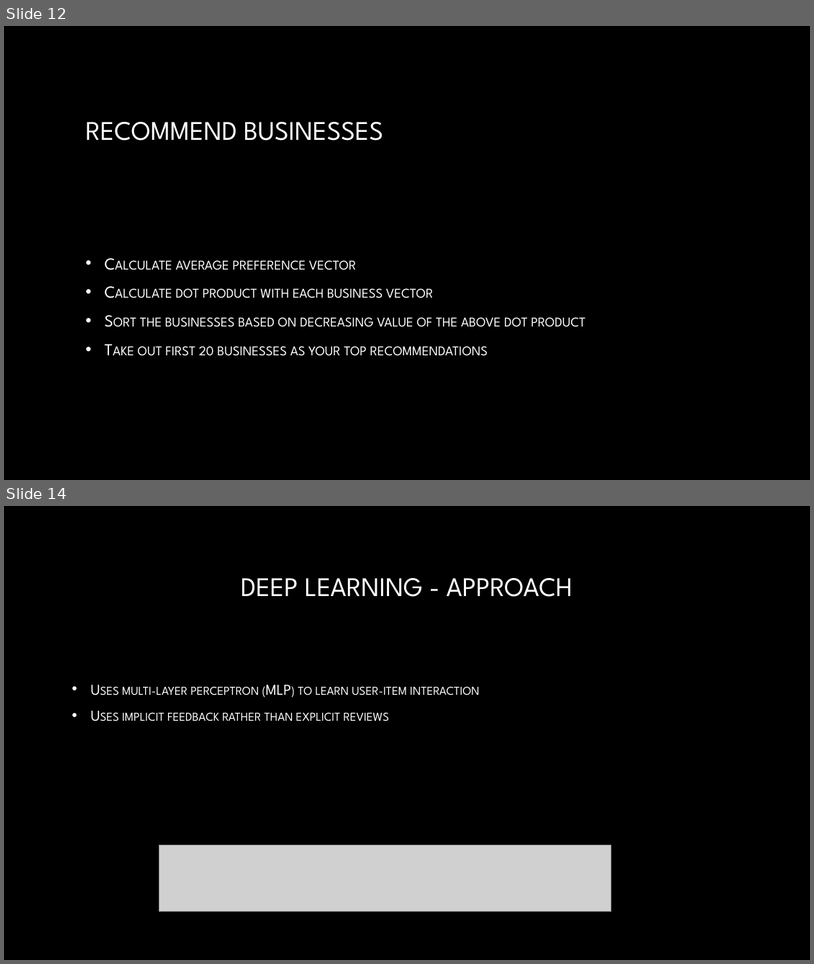
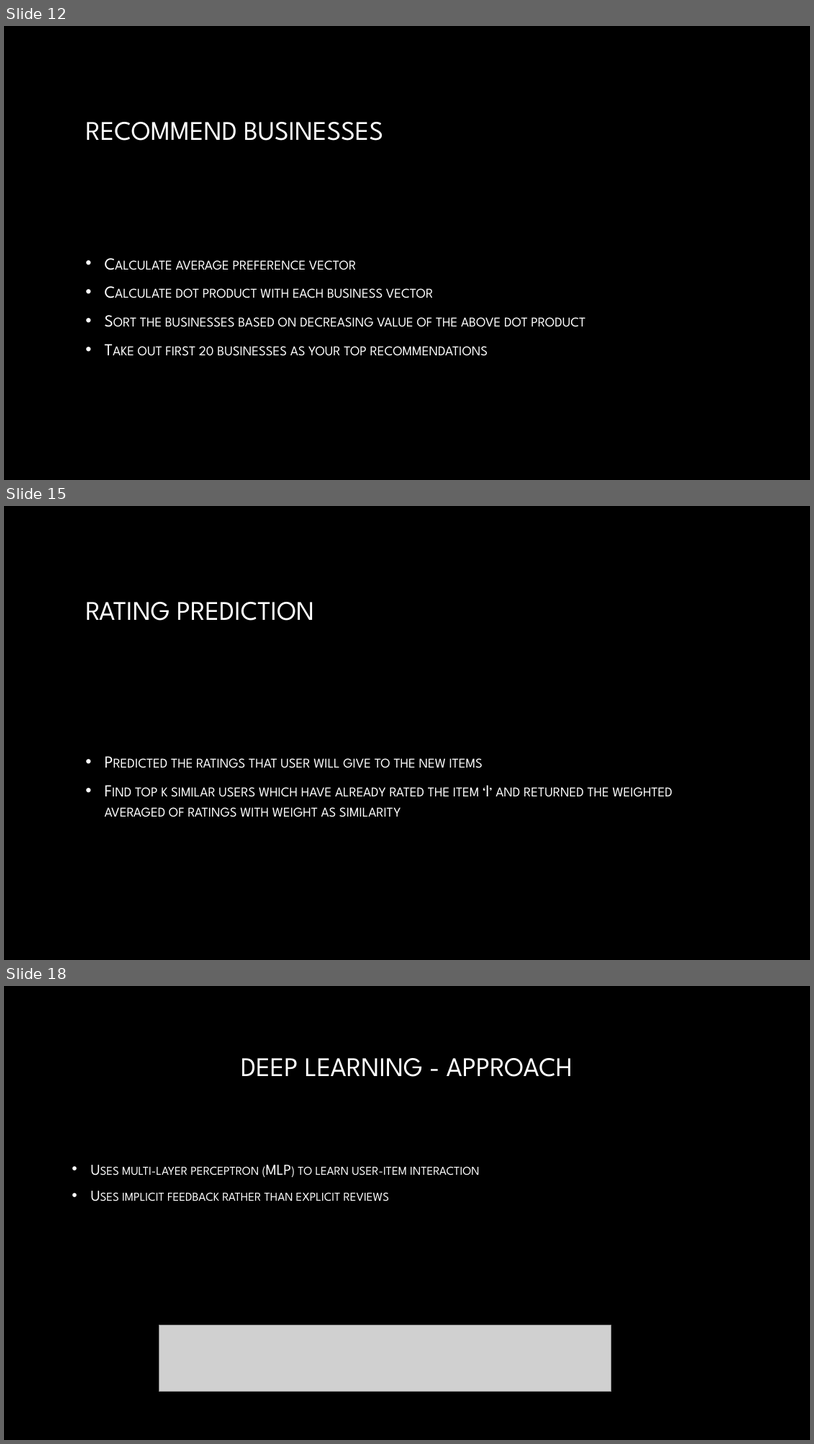
Before and after one commit to AbhayKasturia/YelpRecommendationSystem, a slide deck: Final_Presentation/draft_presentation.pptx. Shown one above the other, each under a label of ours: slides 12 and 14 before the commit, slides 12, 15 and 18 after it; the slides between them are not shown. The pictures are 814x964 and 814x1444 pixels, drawn with LibreOffice and Linux fonts; fonts in the diff are those of the drawing; grey boxes stand for pictures; background and template pictures are left out. Boxes give left, top, right and bottom in pixels: in the first picture for what was removed or moved away, otherwise in the second. Text is boxed around its words. In the diff, an @@ line names an element or a change of style, - is before the commit and + after.

```diff
--- a/Final_Presentation/draft_presentation.pptx
+++ b/Final_Presentation/draft_presentation.pptx
@@ slide 15 added at (x1=4, y1=506, x2=810, y2=960), background picture (left out) @@
@@ title added at (x1=85, y1=602, x2=314, y2=620), 32 pt, text gradient #FFFFFF to #A6A6A6 @@
+RATING PREDICTION
@@ text added at (x1=105, y1=758, x2=673, y2=817), 20 pt, text gradient #FFFFFF to #BFBFBF, small capitals @@
+• Predicted the ratings that user will give to the new items
+• Find top k similar users which have already rated the item ‘I’ and returned the weighted averaged of ratings with weight as similarity
@@ what was slide 14 is now slide 18 @@
```
Also in this commit, not shown: 1 slide changed, 3 other slides added.
